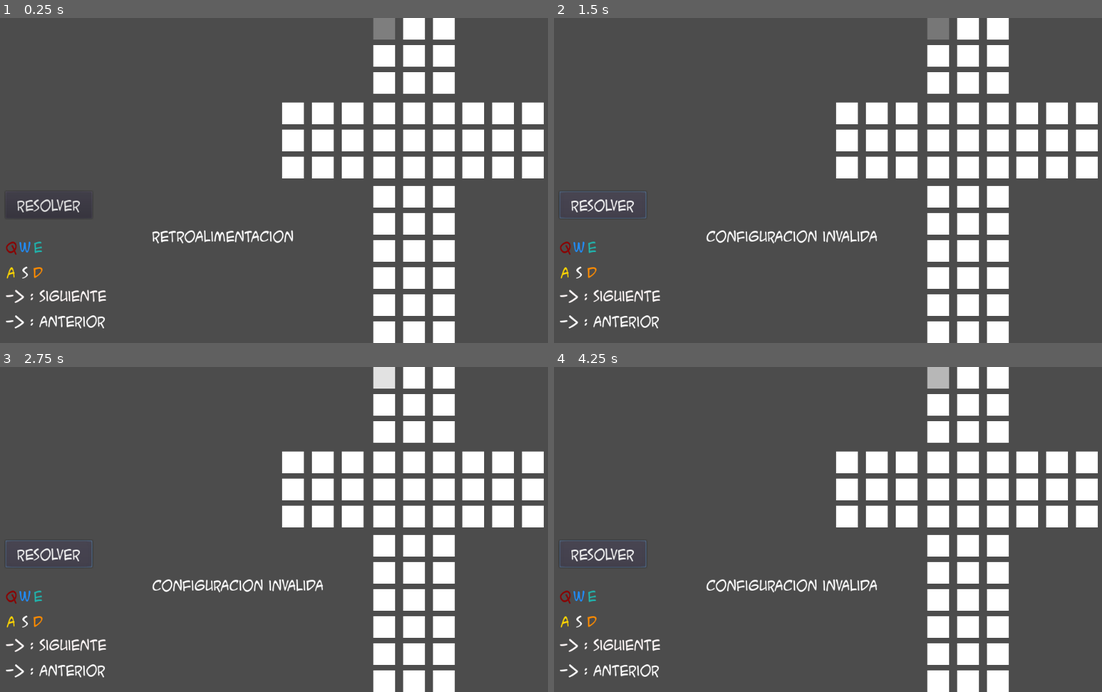
Above: before the commit, frames 1-4 (two rows, left to right).
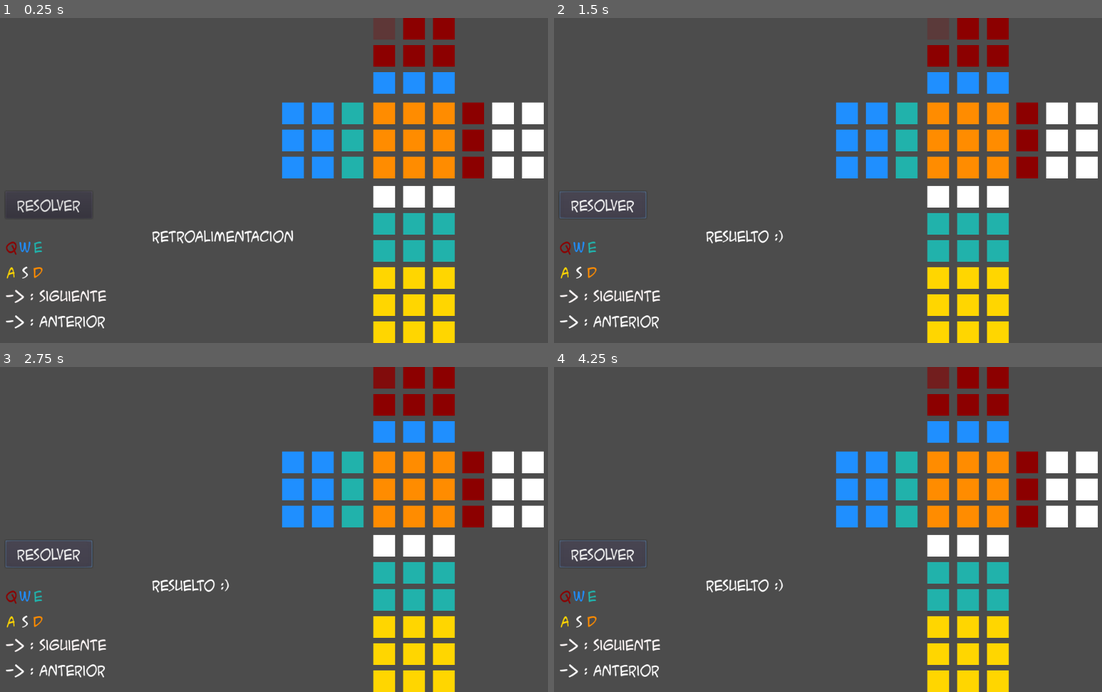
Above: after the commit, the same moments.

Repository: TheIcySpark/Solucionador-cubo-rubik
Game: Godot game, scene res://Escenas/Cubo.tscn
Same seed, same stepped clock (60 frames per second), same inputs: the game is played once before the commit and once after it. The project has no main scene, so this scene is started directly.
Inputs:
- Up to frame 1 (0.25 s): no input
- Up to frame 2 (1.5 s): click "Resolver" at 0.5 s; click "Resolver" at 1.25 s
- Up to frame 3 (2.75 s): click "Resolver" at 2 s
- Up to frame 4 (4.25 s): no input

The runs differ from the first frame. In frame 1, 12% of the frame differs, in the area x 51-89%, y 0-100%; in frame 2, 13%; in frame 3, 13%, in the area x 27-89%, y 0-100%; in frame 4, 13%.

Commit message:
Caso automatico, logica de solucion, pasos en la consola

Diff:
--- a/Scripts/Cubo.gd
+++ b/Scripts/Cubo.gd
@@ -7,6 +7,59 @@
 
 func _ready():
 	cuadrados=get_tree().get_nodes_in_group("cuadrado")
+	InizializarCasoPrueba(1)
+
+func InizializarCasoPrueba(caso):
+	if caso==1:
+		cuadrados[0].CambiarColor(0.55,0,0,1)
+		cuadrados[1].CambiarColor(0.55,0,0,1)
+		cuadrados[2].CambiarColor(0.55,0,0,1)
+		cuadrados[3].CambiarColor(0.55,0,0,1)
+		cuadrados[4].CambiarColor(0.55,0,0,1)
+		cuadrados[5].CambiarColor(0.55,0,0,1)
+		cuadrados[27].CambiarColor(0.55,0,0,1)
+		cuadrados[30].CambiarColor(0.55,0,0,1)
+		cuadrados[33].CambiarColor(0.55,0,0,1)
+
+		cuadrados[6].CambiarColor(0.12,0.56,1,1)
+		cuadrados[7].CambiarColor(0.12,0.56,1,1)
+		cuadrados[8].CambiarColor(0.12,0.56,1,1)
+		cuadrados[9].CambiarColor(0.12,0.56,1,1)
+		cuadrados[10].CambiarColor(0.12,0.56,1,1)
+		cuadrados[12].CambiarColor(0.12,0.56,1,1)
+		cuadrados[13].CambiarColor(0.12,0.56,1,1)
+		cuadrados[15].CambiarColor(0.12,0.56,1,1)
+		cuadrados[16].CambiarColor(0.12,0.56,1,1)
+
+		cuadrados[18].CambiarColor(1,0.55,0,1)
+		cuadrados[19].CambiarColor(1,0.55,0,1)
+		cuadrados[20].CambiarColor(1,0.55,0,1)
+		cuadrados[21].CambiarColor(1,0.55,0,1)
+		cuadrados[22].CambiarColor(1,0.55,0,1)
+		cuadrados[23].CambiarColor(1,0.55,0,1)
+		cuadrados[24].CambiarColor(1,0.55,0,1)
+		cuadrados[25].CambiarColor(1,0.55,0,1)
+		cuadrados[26].CambiarColor(1,0.55,0,1)
+
+		cuadrados[11].CambiarColor(0.13,0.7,0.67,1)
+		cuadrados[14].CambiarColor(0.13,0.7,0.67,1)
+		cuadrados[17].CambiarColor(0.13,0.7,0.67,1)
+		cuadrados[39].CambiarColor(0.13,0.7,0.67,1)
+		cuadrados[40].CambiarColor(0.13,0.7,0.67,1)
+		cuadrados[41].CambiarColor(0.13,0.7,0.67,1)
+		cuadrados[42].CambiarColor(0.13,0.7,0.67,1)
+		cuadrados[43].CambiarColor(0.13,0.7,0.67,1)
+		cuadrados[44].CambiarColor(0.13,0.7,0.67,1)
+
+		cuadrados[45].CambiarColor(1,0.84,0,1)
+		cuadrados[46].CambiarColor(1,0.84,0,1)
+		cuadrados[47].CambiarColor(1,0.84,0,1)
+		cuadrados[48].CambiarColor(1,0.84,0,1)
+		cuadrados[49].CambiarColor(1,0.84,0,1)
+		cuadrados[50].CambiarColor(1,0.84,0,1)
+		cuadrados[51].CambiarColor(1,0.84,0,1)
+		cuadrados[52].CambiarColor(1,0.84,0,1)
+		cuadrados[53].CambiarColor(1,0.84,0,1)
 
 func LeerTeclado():
 	if Input.is_action_just_pressed("ui_derecha"):
@@ -65,104 +118,102 @@
 		if i%9==0: i+=1
 	return true
 
-func GirarDerecha(posReferencia,actual):
-	var nuevo
-	nuevo=actual
-	nuevo[posReferencia]=actual[posReferencia+6]
-	nuevo[posReferencia+1]=actual[posReferencia+3]
-	nuevo[posReferencia+2]=actual[posReferencia]
-	nuevo[posReferencia+3]=actual[posReferencia+7]
-	nuevo[posReferencia+4]=actual[posReferencia+4]
-	nuevo[posReferencia+5]=actual[posReferencia+1]
-	nuevo[posReferencia+6]=actual[posReferencia+8]
-	nuevo[posReferencia+7]=actual[posReferencia+5]
-	nuevo[posReferencia+8]=actual[posReferencia+2]
-	return nuevo
-
-func GirarIzquierda(posReferencia,actual):
-	var nuevo
-	nuevo=actual
-	nuevo[posReferencia]=actual[posReferencia+2]
-	nuevo[posReferencia+1]=actual[posReferencia+5]
-	nuevo[posReferencia+2]=actual[posReferencia+8]
-	nuevo[posReferencia+3]=actual[posReferencia+1]
-	nuevo[posReferencia+4]=actual[posReferencia+4]
-	nuevo[posReferencia+5]=actual[posReferencia+7]
-	nuevo[posReferencia+6]=actual[posReferencia+0]
-	nuevo[posReferencia+7]=actual[posReferencia+3]
-	nuevo[posReferencia+8]=actual[posReferencia+6]
-	return nuevo
 
 func MostrarPasos(paso):
-	if vis[paso]=="0": return
-	pass
+	if "Origen" in str(vis[paso].hash()): return
+	if "Derecha" in str(vis[paso].hash()):
+		paso=Girar(int(vis[0]),"Izquierda",paso)
+	elif "3 Izquierda" in str(vis[paso].hash()):
+		paso=Girar(int(vis[0]),"Derecha",paso)
+	print(vis[paso])
 
 func Girar(subCuadrado,direccion,actual):
 	var pos=[]
 	var intercambio=[]
-	var nuevo=actual
+	var nuevo=actual.duplicate(true)
 	if subCuadrado==1:
 		if direccion=="Derecha":
 			pos=[0,1,2,3,4,5,6,7,8,9,10,11,18,19,20,27,28,29,51,52,53]
 			intercambio=[6,3,0,7,4,1,8,5,2,18,19,20,27,28,29,53,52,51,11,10,9]
 		elif direccion=="Izquierda":
 			pos=[0,1,2,3,4,5,6,7,8,9,10,11,18,19,20,27,28,29,51,52,53]
-			intercambio=[2,5,8,1,4,7,0,3,6,53,52,51,9,10,11,18,19,20]
+			intercambio=[2,5,8,1,4,7,0,3,6,53,52,51,9,10,11,18,19,20,29,28,27]
 	elif subCuadrado==2:
 		if direccion=="Derecha":
-			pos=[9,10,11,12,13,14,15,16,0,3,6,18,21,24,36,39,42,45,48,51]
+			pos=[9,10,11,12,13,14,15,16,17,0,3,6,18,21,24,36,39,42,45,48,51]
 			intercambio=[15,12,9,16,13,10,17,14,11,45,48,51,0,3,6,18,21,24,36,39,42]
 		elif direccion=="Izquierda":
-			pos=[9,10,11,12,13,14,15,16,0,3,6,18,21,24,36,39,42,45,48,51]
-			intercambio=[11,14,17,10,13,16,9,12,15,18,21,24,36,39,42,45,48,51,6,3,0]
+			pos=[9,10,11,12,13,14,15,16,17,0,3,6,18,21,24,36,39,42,45,48,51]
+			intercambio=[11,14,17,10,13,16,9,12,15,18,21,24,36,39,42,45,48,51,0,3,6]
 	elif subCuadrado==3:
 		if direccion=="Derecha":
 			pos=[18,19,20,21,22,23,24,25,26,6,7,8,11,14,17,27,30,33,36,37,38]
 			intercambio=[24,21,18,25,22,19,26,23,20,17,14,11,36,37,38,6,7,8,33,30,27]
 		elif direccion=="Izquierda":
 			pos=[18,19,20,21,22,23,24,25,26,6,7,8,11,14,17,27,30,33,36,37,38]
-			intercambio=[]
+			intercambio=[20,23,26,19,22,25,18,21,24,27,30,33,8,7,6,38,37,36,11,14,17]
 	elif subCuadrado==4:
 		if direccion=="Derecha":
-			pos=[]
-			intercambio=[]
-		elif direccion=="Izquierda":
-			pos=[]
-			intercambio=[]
+			pos=[27,28,29,30,31,32,33,34,35,2,5,8,20,23,26,38,41,44,47,50,53]
+			intercambio=[33,30,27,34,31,28,35,32,29,20,23,26,38,41,44,47,50,53,2,5,8]
+		elif direccion=="Izquierda":
+			pos=[27,28,29,30,31,32,33,34,35,2,5,8,20,23,26,38,41,44,47,50,53]
+			intercambio=[29,32,35,28,31,34,27,30,33,47,50,53,2,5,8,20,23,26,38,41,44]
 	elif subCuadrado==5:
 		if direccion=="Derecha":
-			pos=[]
-			intercambio=[]
-		elif direccion=="Izquierda":
-			pos=[]
-			intercambio=[]
+			pos=[36,37,38,39,40,41,42,43,44,15,16,17,24,25,26,33,34,35,45,46,47]
+			intercambio=[42,39,36,43,40,37,44,41,38,47,46,45,15,16,17,24,25,26,35,34,33]
+		elif direccion=="Izquierda":
+			pos=[36,37,38,39,40,41,42,43,44,15,16,17,24,25,26,33,34,35,45,46,47]
+			intercambio=[38,41,44,37,40,43,36,39,42,24,25,26,33,34,35,47,46,45,17,16,15]
 	elif subCuadrado==6:
 		if direccion=="Derecha":
-			pos=[]
-			intercambio=[]
-		elif direccion=="Izquierda":
-			pos=[]
-			intercambio=[]
+			pos=[45,46,47,48,49,50,51,52,53,0,1,2,9,12,15,29,32,35,42,43,44]
+			intercambio=[51,48,45,52,49,46,53,50,47,29,32,35,2,1,0,44,43,42,9,12,15]
+		elif direccion=="Izquierda":
+			pos=[45,46,47,48,49,50,51,52,53,0,1,2,9,12,15,29,32,35,42,43,44]
+			intercambio=[47,50,53,46,49,52,45,48,51,15,12,9,42,43,44,0,1,2,35,32,29]
 	var i=0
 	while i<pos.size():
 		nuevo[pos[i]]=actual[intercambio[i]]
 		i+=1
-
-
+	if !(nuevo in vis):
+		cola.push_back(nuevo)
+		vis[nuevo]=str(subCuadrado)+" "+str(direccion)
+	return nuevo.duplicate(true)
+
+func MostrarEnConsolaCubo(cubo):
+	var i=0
+	while i<cubo.size():
+		print(cubo[i].ColorActual())
+		i+=1
+	print("->            SALTO")
 
 func BuscarSolucion():
 	cola=[]
+	vis={}
 	var actual
-	cola.push_back(cuadrados)
-	vis[cuadrados]="0"
+	actual=cuadrados.duplicate(true)
+	cola.push_back(actual)
+	vis[actual]="Origen"
 	while cola.size()>0:
 		actual=cola.front()
-		cola.pop_back()
+		cola.pop_front()
 		if SolucionCorrecta(actual):
 			MostrarPasos(actual)
 			break
-		pass
-		#Agregar Girar(a,b,c)
+		Girar(1,"Izquierda",actual)
+		Girar(1,"Derecha",actual)
+		Girar(2,"Izquierda",actual)
+		Girar(2,"Derecha",actual)
+		Girar(3,"Izquierda",actual)
+		Girar(3,"Derecha",actual)
+		Girar(4,"Izquierda",actual)
+		Girar(4,"Derecha",actual)
+		Girar(5,"Izquierda",actual)
+		Girar(5,"Derecha",actual)
+		Girar(6,"Izquierda",actual)
+		Girar(6,"Derecha",actual)
 	cola=[]
 
 func _on_Resolver_button_down():
